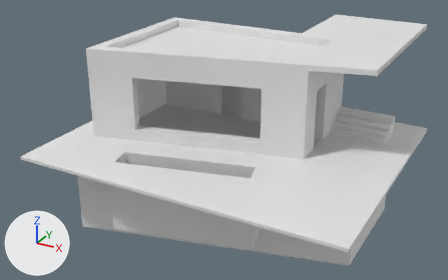
The Blender file Resources/Blender/Building01/Building01.blend as it was, and as the next commit left it.
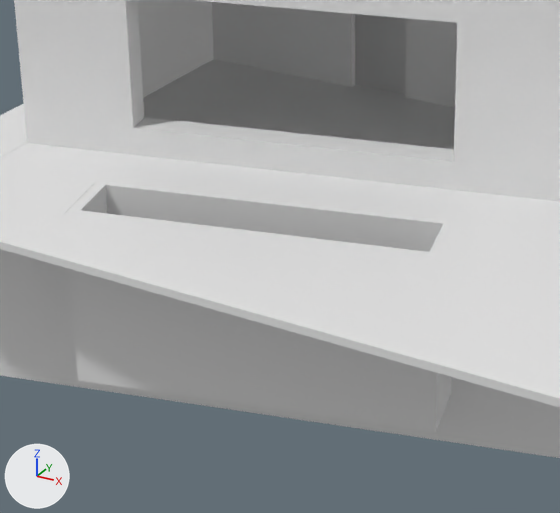
Each version is shown whole from a camera (50 mm lens) standing at (13.92, -21.13, 8.79) and looking at (3.84, -2.8, -0.37), then close up on the part from 19% to 67% of the width and 29% to 100% of the height. The axes (+X, +Y, +Z) are drawn at lower left. The lights are the same throughout. The first two pictures are the older version.

Before the edit, the objects in view are built like this:
```python
me_building01 = bpy.data.meshes.new('Building01')
me_building01.from_pydata(...)  # 283 vertices, 157 faces; spans x 0.0..9.3, y -7.02..3.67, z -3.2..3.2
# faces by material slot: [75, 1, 5, 76]
me_building01.materials.append(mat_m_concrete)  # white #e7e7e7
me_building01.materials.append(mat_m_greenroof)  # white #e7e7e7
me_building01.materials.append(mat_m_woodwhite)  # white #e7e7e7
me_building01.materials.append(mat_m_paintwhite)  # white #e7e7e7
me_building01_groundslab = bpy.data.meshes.new('Building01_GroundSlab')
me_building01_groundslab.from_pydata(...)  # 24 vertices, 36 faces; spans x -1.0..10.3, y -8.02..1.0, z -0.1..0.0
me_building01_groundslab.materials.append(mat_m_groundpatch)  # white #e7e7e7
ob_building01 = bpy.data.objects.new('Building01', me_building01)
ob_building01.location = (0.0, 0.0, 0.0)
ob_building01_groundslab = bpy.data.objects.new('Building01_GroundSlab', me_building01_groundslab)
ob_building01_groundslab.location = (0.0, 0.0, 0.0)
```
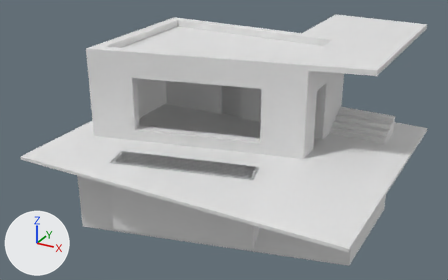
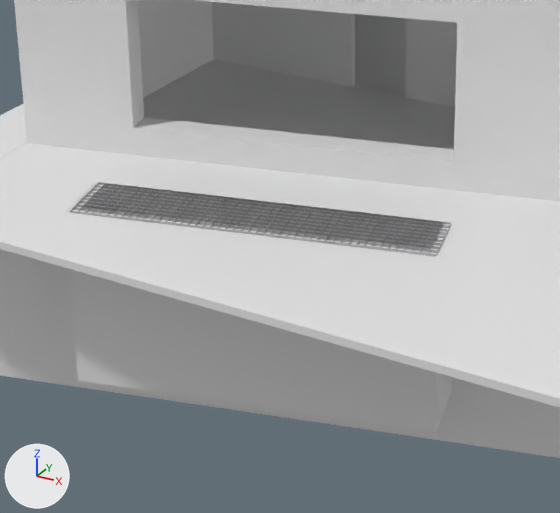
Commit message: Ajoute la grille en acier du saut-de-loup de Building01

What the commit changed:
Material 'M_SteelGalvanized' (mat_m_steelgalvanized) is new.
Its base color is (0.55, 0.56, 0.57) (light grey #c4c5c7).
Its metallic is 1.0.
Its roughness is 0.45.
Mesh me_building01_sautdeloupgrille is new.
It has 3920 vertices, 4782 faces and spans x -2.37..2.37, y -0.45..0.45, z 0.0..0.03.
It uses material mat_m_steelgalvanized (light grey #c4c5c7).
Object 'Building01_SautDeLoupGrille' (ob_building01_sautdeloupgrille) is new; it shows me_building01_sautdeloupgrille.
Its location is (4.11, -5.95, 0.0).
Its rotation in degrees is (0, 0, 14).

Boxes [x1, y1, x2, y2] around the edits, measured in the close-ups (560 x 513 px):
'Building01_SautDeLoupGrille', added
    after: [70, 182, 451, 257]
